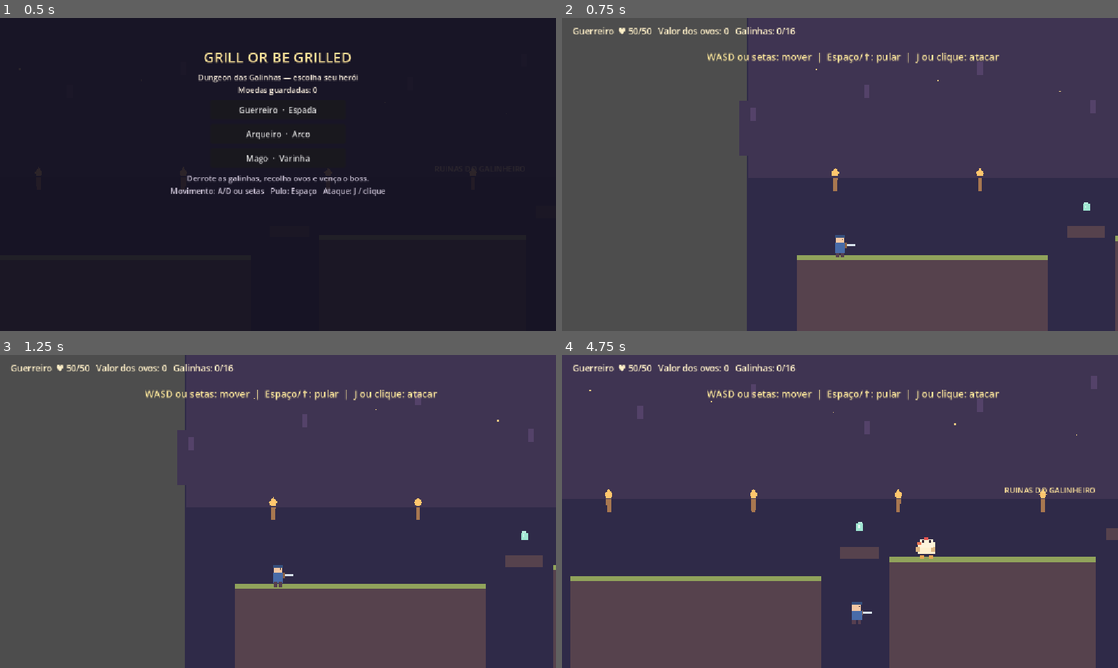
Above: before the commit, frames 1-4 (two rows, left to right).
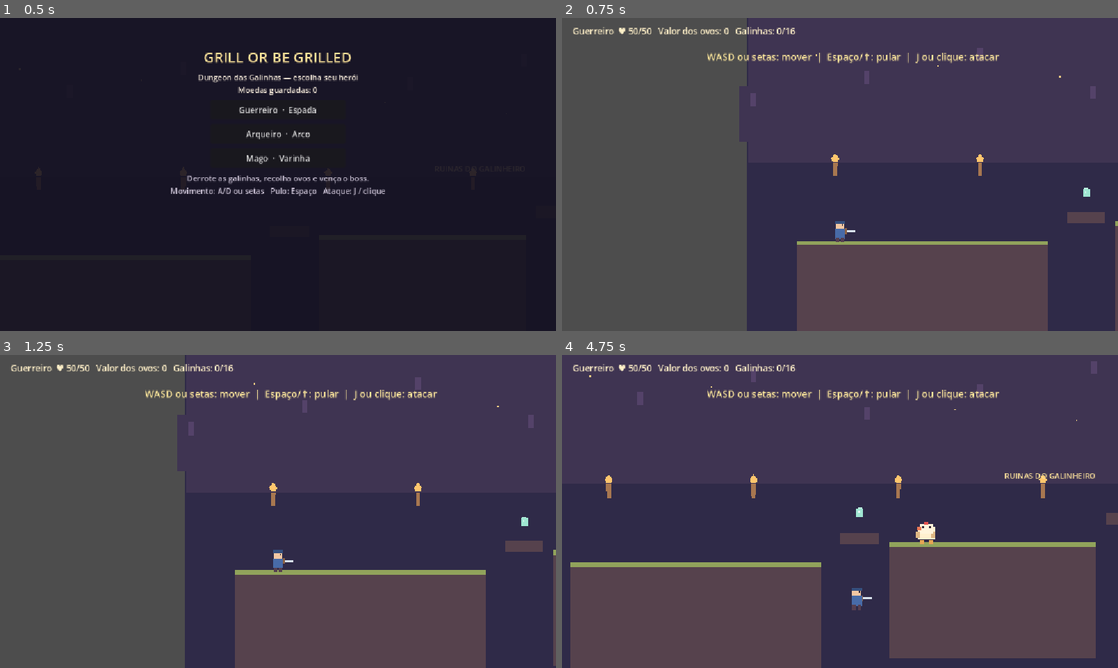
Above: after the commit, the same moments.

Repository: Douglas-Marcondes/grill-or-be-grilled
Game: Godot game, scene res://jogo.tscn
The game is run twice, just before and just after one commit, with the same random seed, the same clock (stepped at 60 frames per second) and the same inputs.
Inputs (mouse positions are in pixels of both pictures, inside the frame that each line leads up to):
- Up to frame 1 (0.5 s): no input
- Up to frame 2 (0.75 s): click "Guerreiro · Espada" at 0.5 s
- Up to frame 3 (1.25 s): no input
- Up to frame 4 (4.75 s): move the mouse to (962, 495) at 1.27 s; hold J 1.28-2.03 s; hold Right (ui_right) 1.28-2.78 s; click (962, 495) at 1.42 s; tap Space at 1.52, 2.27, 3.77, 4.52 s; move the mouse to (728, 527) at 2.02 s; tap K at 2.1, 3.6 s; move the mouse to (895, 442) at 2.77 s; hold Left (ui_left) 2.78-3.53 s; hold J 2.78-3.53 s; move the mouse to (812, 574) at 3.52 s; hold Right (ui_right) from 3.53 s (still down); click (812, 574) at 3.67 s; move the mouse to (1006, 558) at 4.27 s; hold J from 4.28 s (still down)

Frame 1 is identical in both runs. In frame 2, 3.7% of the frame differs, in the area x 31-100%, y 11-78%; in frame 3, 3.7%; in frame 4, 8.2%, in the area x 1-100%, y 6-100%.

Commit message:
Mlehorias implementadas com ia

Diff:
--- a/grill-or-be-grilled/player.gd
+++ b/grill-or-be-grilled/player.gd
@@ -26,7 +26,7 @@
 	shape.position.y = -17
 	add_child(shape)
 	var camera := Camera2D.new()
-	camera.position = Vector2(0, -150)
+	camera.position = Vector2(0, -120)
 	camera.position_smoothing_enabled = true
 	camera.position_smoothing_speed = 6.0
 	add_child(camera)
